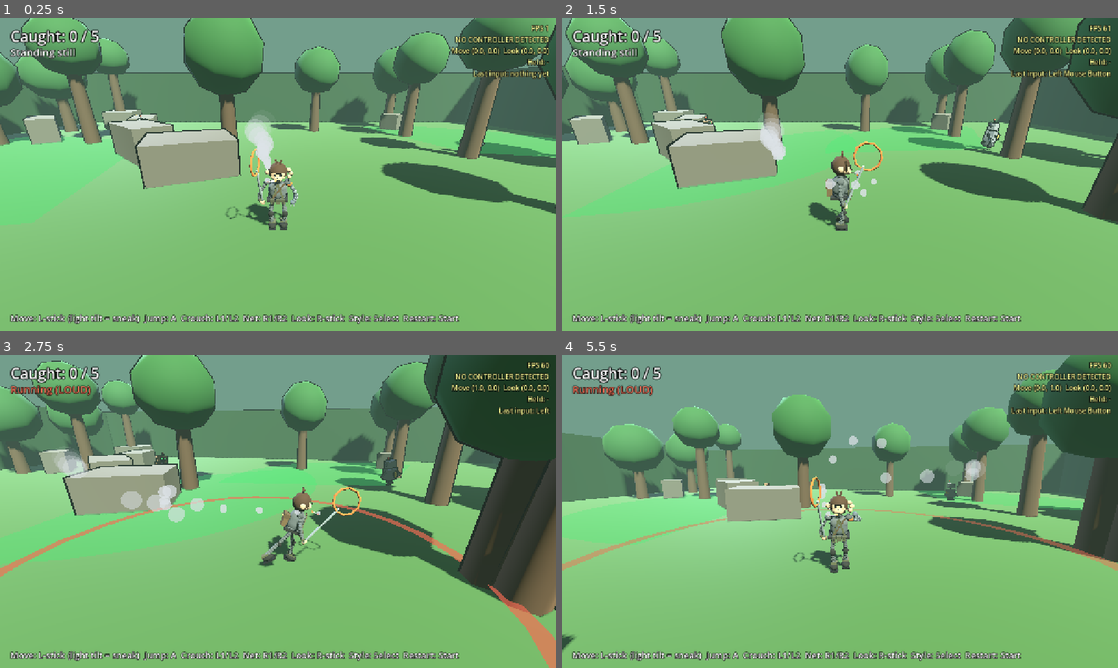
Above: before the commit, frames 1-4 (two rows, left to right).
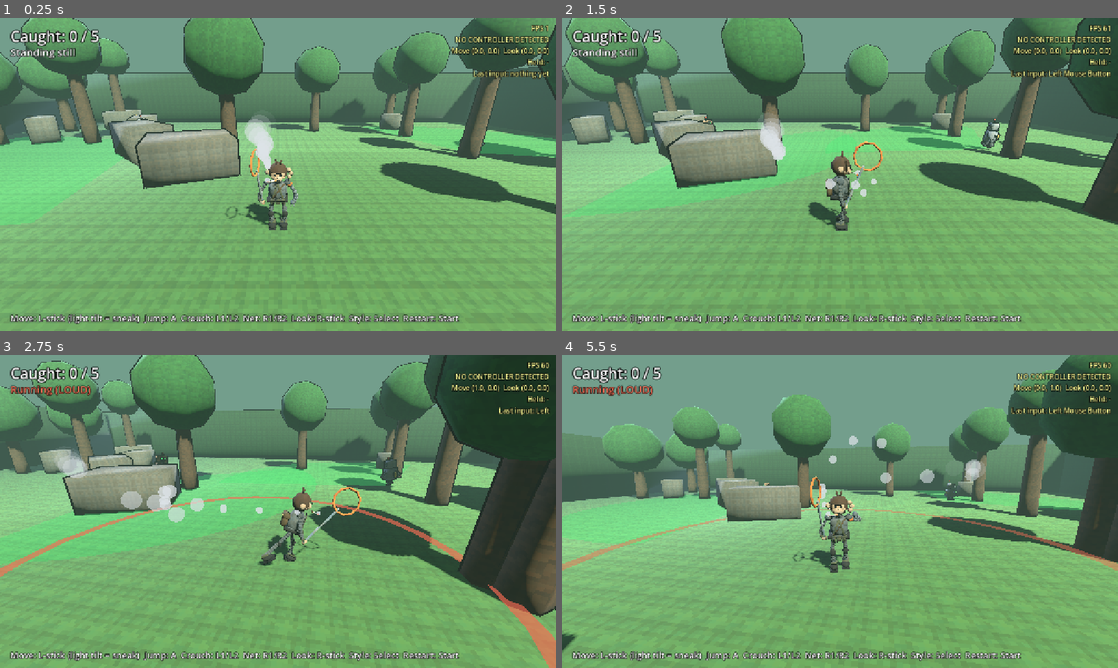
Above: after the commit, the same moments.

Repository: StoneColdOS/Caveman-Catchers
Game: Godot game, scene res://scenes/main.tscn
Two runs of this game, one before a commit and one after it. Both use one fixed random seed, a clock stepped at 60 frames per second and the inputs below.
Inputs (mouse positions are in pixels of both pictures, inside the frame that each line leads up to):
- Up to frame 1 (0.25 s): no input
- Up to frame 2 (1.5 s): tap Enter (restart) at 0.5 s; move the mouse to (962, 158) at 0.52 s; hold D (move_right) 0.53-1.25 s; hold Shift (crouch) 0.53-1.25 s; click (962, 158) at 0.67 s; tap Space (jump) at 0.77, 1.07 s; drag from (728, 190) to (812, 237) at 1.27 s
- Up to frame 3 (2.75 s): move the mouse to (333, 442) at 2.02 s; hold D (move_right) from 2.03 s (still down); tap Left (look_left) at 2.1 s
- Up to frame 4 (5.5 s): release D (move_right) at 2.75 s; drag from (812, 574) to (673, 464) at 2.77 s; move the mouse to (1006, 558) at 3.52 s; hold A (move_left) 3.53-4.25 s; tap Up (look_up) at 3.6 s; tap Space (jump) at 3.77, 4.07 s; drag from (673, 464) to (756, 433) at 4.27 s; move the mouse to (867, 511) at 5.02 s; hold S (move_back) from 5.03 s (still down); tap T (style) at 5.1 s; click (867, 511) at 5.17 s

The runs differ from the first frame. In frame 1, 17% of the frame differs, in the area x 0-100%, y 0-100%; in frame 2, 15%; in frame 3, 13%; in frame 4, 14%.
Error in both runs: Cannot call method 'get_nodes_in_group' on a null value. (res://scripts/main.gd:304)

Commit message:
Pixel low-poly look: faceted shading and mottled pixel textures
Every primitive is rebuilt with per-face normals so it reads as faceted
low-poly. Shaded materials get a small 16x16 mottled pixel texture
(2x2 blocks, slight warm/cool shifts), triplanar-mapped with nearest
filtering, like hand-painted low-res textures.

Co-Authored-By: Claude Opus 5.5 <noreply@anthropic.com>
Claude-Session: https://claude.ai/code/session_01X5D3NCWGJ5U6tQxJ5x7zR9

Diff:
--- a/scripts/util.gd
+++ b/scripts/util.gd
@@ -12,6 +12,38 @@
 const BPM := 112.0               # everything bobs to this beat in rubber hose mode
 const OUTLINE := 0.05            # outline thickness in meters
 static var _outline_mat: StandardMaterial3D
+const PIXEL_VARIANTS := 4
+const PIXEL_SCALE := 1.4          # one texture tile covers about 0.7 m, so a pixel is ~4 cm
+static var _pixel_textures: Array = []
+
+
+## Small grayscale-ish noise texture in 2x2 blocks with slight warm/cool tint shifts,
+## like hand-painted low-res textures. Multiplies the material color.
+static func _pixel_texture(variant: int) -> ImageTexture:
+	if _pixel_textures.is_empty():
+		for v in PIXEL_VARIANTS:
+			var rng := RandomNumberGenerator.new()
+			rng.seed = 1000 + v
+			var img := Image.create(16, 16, false, Image.FORMAT_RGB8)
+			for by in 8:
+				for bx in 8:
+					var base := rng.randf_range(0.7, 1.0)
+					var warm := rng.randf_range(-0.06, 0.06)
+					var c := Color(clampf(base + warm, 0, 1), base, clampf(base - warm, 0, 1))
+					img.fill_rect(Rect2i(bx * 2, by * 2, 2, 2), c)
+			_pixel_textures.append(ImageTexture.create_from_image(img))
+	return _pixel_textures[variant % PIXEL_VARIANTS]
+
+
+## Rebuilds a smooth primitive with one normal per face, so it looks faceted (low-poly).
+static func faceted(m: Mesh) -> Mesh:
+	if not (m is PrimitiveMesh):
+		return m
+	var st := SurfaceTool.new()
+	st.create_from(m, 0)
+	st.deindex()
+	st.generate_normals()
+	return st.commit()
 static var _shaded: Array = []
 
 
@@ -47,7 +79,13 @@
 		m.transparency = BaseMaterial3D.TRANSPARENCY_ALPHA
 		m.cull_mode = BaseMaterial3D.CULL_DISABLED
 	elif not unshaded:
-		m.roughness = 0.85
+		m.roughness = 0.9
+		# Chunky pixel texture with mottled color patches, mapped by position so it
+		# needs no UVs. Nearest filtering keeps the pixels crisp.
+		m.albedo_texture = _pixel_texture(randi() % PIXEL_VARIANTS)
+		m.texture_filter = BaseMaterial3D.TEXTURE_FILTER_NEAREST_WITH_MIPMAPS
+		m.uv1_triplanar = true
+		m.uv1_scale = Vector3.ONE * PIXEL_SCALE
 		_shaded.append(m)
 	return m
 
@@ -64,6 +102,7 @@
 ## A mesh with an ink outline: a slightly bigger, inside-out black copy behind it.
 static func mesh(m: Mesh, color: Color, pos := Vector3.ZERO, outline := true) -> MeshInstance3D:
 	var mi := MeshInstance3D.new()
+	m = faceted(m)
 	mi.mesh = m
 	mi.material_override = mat(color)
 	mi.position = pos
Binary file added: docs/concept/style-pixel-lowpoly.png
Not shown, changed: docs/DESIGN.md
Not shown, changed: docs/ROADMAP.md
